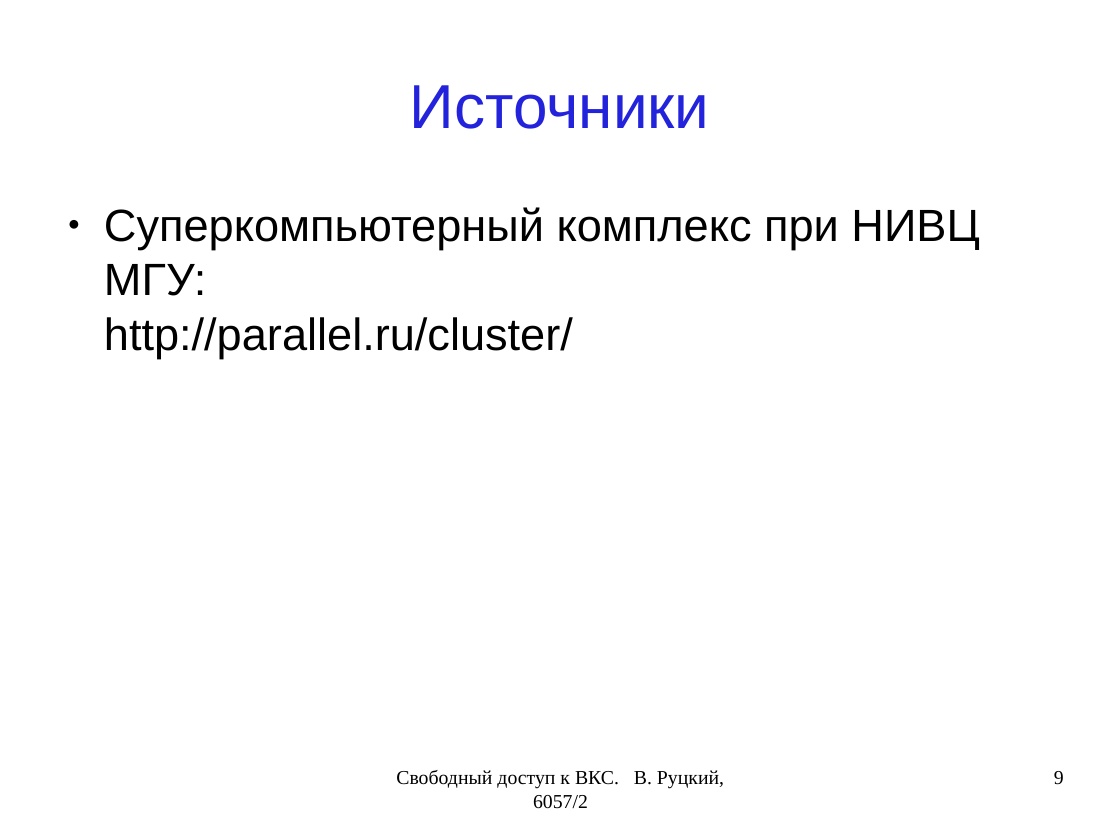
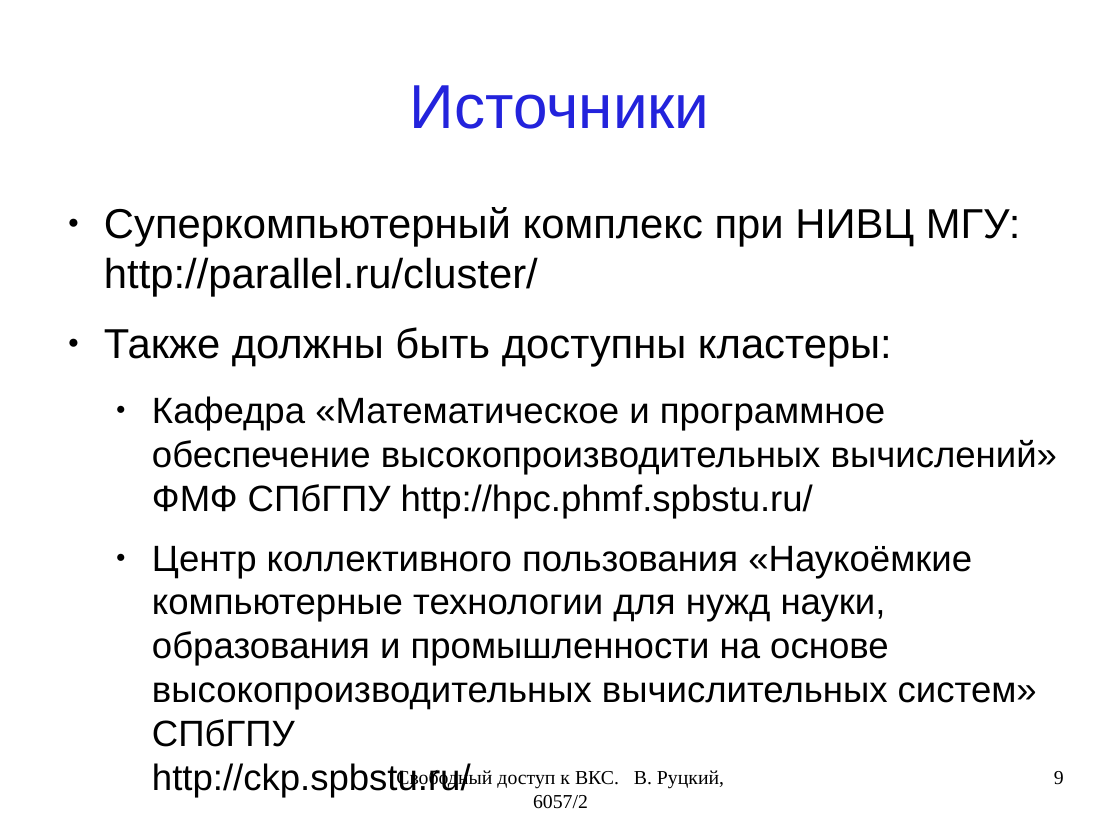
Before and after one commit to rutsky/semester11, a slide deck: slide 9 of ParallelProgramming/HowToUsePresentation/60572_Rutsky_HowToUse.odp. Drawn at 1120x840 pixels with LibreOffice and Linux fonts; fonts in the diff are those of the drawing. Boxes give left, top, right and bottom in pixels: in the first picture for what was removed or moved away, otherwise in the second. Text is boxed around its words. In the diff, an @@ line names an element or a change of style, - is before the commit and + after.

Commit message:
finish presentation on parallel programming

```diff
--- a/ParallelProgramming/HowToUsePresentation/60572_Rutsky_HowToUse.odp
+++ b/ParallelProgramming/HowToUsePresentation/60572_Rutsky_HowToUse.odp
@@ text at box(104, 207, 1021, 297): size 32 to 29.6 pt in "Суперкомпьютерный комплекс при НИВЦ МГУ: http://parallel.ru/ ..." @@
@@ text at box(104, 327, 1057, 747): paragraphs added @@
+● Также должны быть доступны кластеры:
+  ● Кафедра «Математическое и программное обеспечение высокопроизводительных вычислений» ФМФ СПбГПУ http://hpc.phmf.spbstu.ru/
+  ● Центр коллективного пользования «Наукоёмкие компьютерные технологии для нужд науки, образования и промышленности на основе высокопроизводительных вычислительных систем» СПбГПУ
+    http://ckp.spbstu.ru/
```
Also in this commit, not shown: 4 other slides changed, 1 slide added, 1 slide removed, 3 other files.
